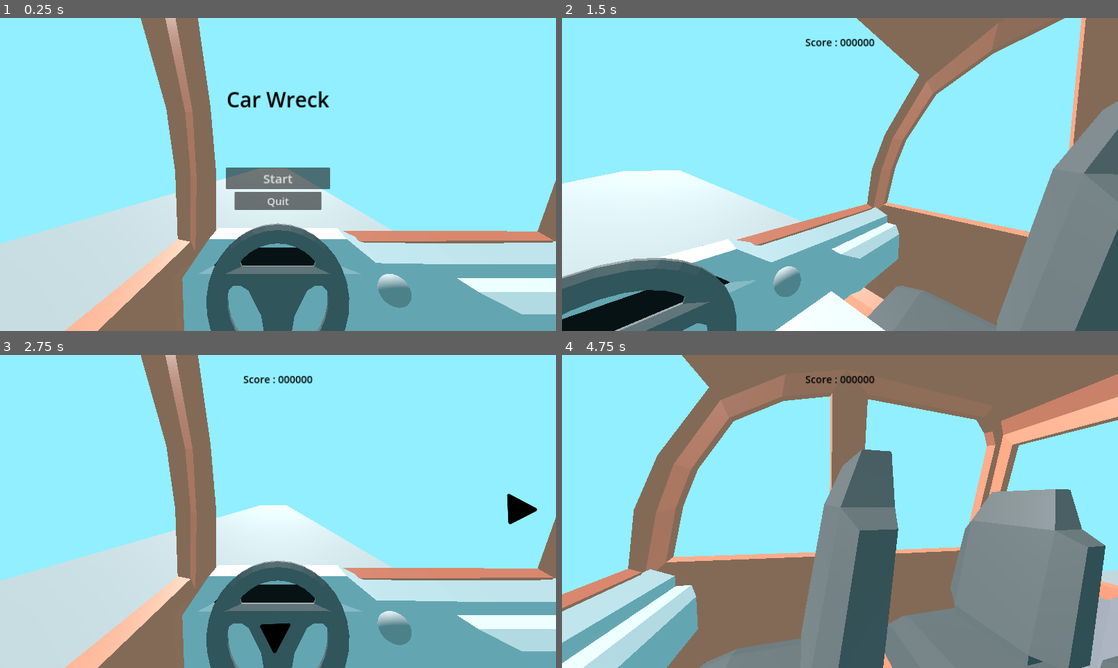
Above: before the commit, frames 1-4 (two rows, left to right).
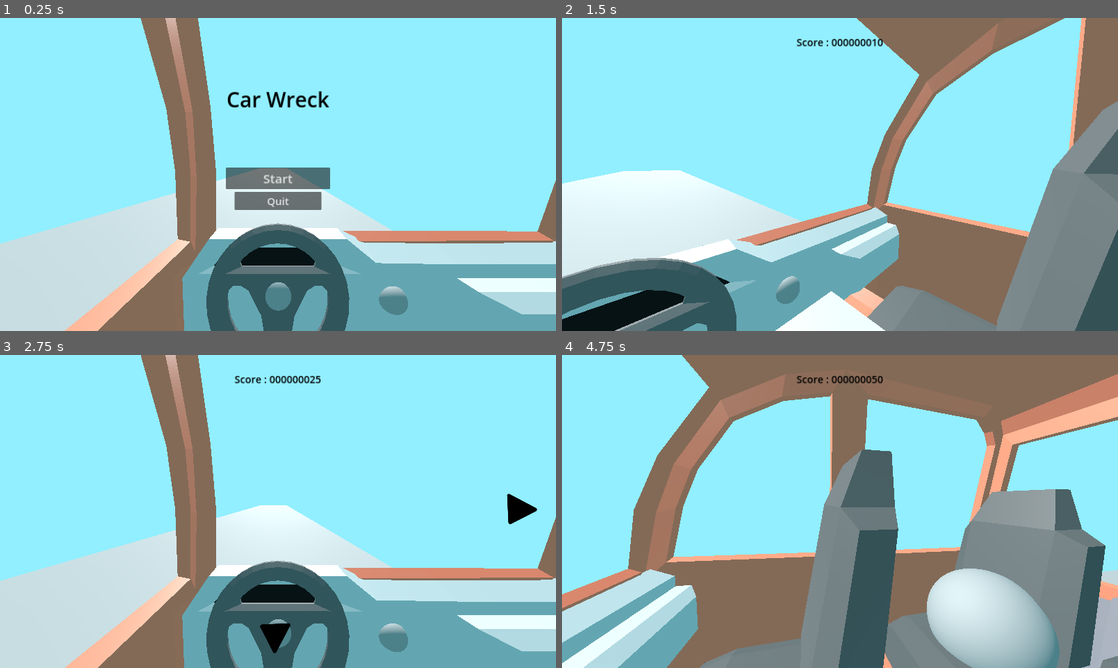
Above: after the commit, the same moments.

Repository: WanderingPenwing/CarWreck
Game: Godot game, scene res://scenes/level_zero.tscn
Two runs of this game, one before a commit and one after it. Both use one fixed random seed, a clock stepped at 60 frames per second and the inputs below.
Inputs (mouse positions are in pixels of both pictures, inside the frame that each line leads up to):
- Up to frame 1 (0.25 s): no input
- Up to frame 2 (1.5 s): click "Start" at 0.5 s; click (1084, 171) at 1.25 s
- Up to frame 3 (2.75 s): click (27, 505) at 2 s
- Up to frame 4 (4.75 s): click (840, 636) at 2.75 s; click (840, 414) at 3.5 s; click (1084, 508) at 4.25 s

The runs differ from the first frame. In frame 1, 0.8% of the frame differs, in the area x 47-74%, y 81-95%; in frame 2, 0.6%; in frame 3, 0.8%; in frame 4, 6.0%, in the area x 42-90%, y 6-100%.

Commit message:
minor fixes

Diff:
--- a/project/prefabs/ui/debug_ui.tscn
+++ b/project/prefabs/ui/debug_ui.tscn
@@ -5,8 +5,8 @@
 
 [node name="Debug Ui" type="CanvasLayer" node_paths=PackedStringArray("DebugLeft", "DebugRight", "DrawingBoard")]
 script = ExtResource("1_e1at0")
-DebugLeft = NodePath("Margin/Split/Debug Left")
-DebugRight = NodePath("Margin/Split/Debug Right")
+DebugLeft = NodePath("Margin/HBoxContainer/Debug Left")
+DebugRight = NodePath("Margin/HBoxContainer/Debug Right")
 DrawingBoard = NodePath("DrawingBoard")
 
 [node name="Margin" type="MarginContainer" parent="."]
@@ -15,22 +15,30 @@
 anchor_bottom = 1.0
 grow_horizontal = 2
 grow_vertical = 2
+mouse_filter = 2
 theme_override_constants/margin_left = 40
 theme_override_constants/margin_top = 40
 theme_override_constants/margin_right = 40
 theme_override_constants/margin_bottom = 40
 
-[node name="Split" type="HSplitContainer" parent="Margin"]
+[node name="HBoxContainer" type="HBoxContainer" parent="Margin"]
 layout_mode = 2
-split_offset = 760
+mouse_filter = 2
+alignment = 1
 
-[node name="Debug Left" type="RichTextLabel" parent="Margin/Split"]
+[node name="Debug Left" type="RichTextLabel" parent="Margin/HBoxContainer"]
 layout_mode = 2
+size_flags_horizontal = 3
+mouse_filter = 2
 theme_override_colors/default_color = Color(0, 0, 0, 1)
 bbcode_enabled = true
+text = "
+"
 
-[node name="Debug Right" type="RichTextLabel" parent="Margin/Split"]
+[node name="Debug Right" type="RichTextLabel" parent="Margin/HBoxContainer"]
 layout_mode = 2
+size_flags_horizontal = 3
+mouse_filter = 2
 theme_override_colors/default_color = Color(0, 0, 0, 1)
 bbcode_enabled = true
 
@@ -39,4 +47,5 @@
 anchors_preset = 0
 offset_right = 40.0
 offset_bottom = 40.0
+mouse_filter = 2
 script = ExtResource("2_jjr0w")
--- a/project/scenes/level_zero.tscn
+++ b/project/scenes/level_zero.tscn
@@ -167,9 +167,10 @@
 size = Vector2(15, 200)
 subdivide_width = 8280
 
-[node name="game" type="Node3D" node_paths=PackedStringArray("Debug")]
+[node name="game" type="Node3D" node_paths=PackedStringArray("Debug", "Score")]
 script = ExtResource("1_i31kb")
 Debug = NodePath("car/camera/Debug Ui")
+Score = NodePath("car/camera/ui/layout/margins/score")
 
 [node name="world" type="WorldEnvironment" parent="."]
 environment = SubResource("Environment_8qcyu")
@@ -181,25 +182,25 @@
 transform = Transform3D(-0.5, 7.9591e-08, -1.2649e-06, -2.90973e-09, 0.49894, 0.0325448, 1.2674e-06, 0.0325448, -0.49894, 0.438079, 0.406003, 0.113595)
 fov = 83.7352
 script = ExtResource("3_2850o")
-left_arrow = NodePath("ui/left")
-right_arrow = NodePath("ui/right")
-up_arrow = NodePath("ui/up")
-down_arrow = NodePath("ui/down")
-animation = NodePath("../animation")
+left_arrow = NodePath("ui/left button")
+right_arrow = NodePath("ui/right button")
+up_arrow = NodePath("ui/up button")
+down_arrow = NodePath("ui/down button")
+animation = NodePath("../camera animation")
 
 [node name="ui" type="CanvasLayer" parent="car/camera"]
 visible = false
 
-[node name="Control" type="Control" parent="car/camera/ui"]
+[node name="layout" type="Control" parent="car/camera/ui"]
 layout_mode = 3
 anchors_preset = 15
 anchor_right = 1.0
 anchor_bottom = 1.0
 grow_horizontal = 2
 grow_vertical = 2
-mouse_filter = 1
-
-[node name="MarginContainer" type="MarginContainer" parent="car/camera/ui/Control"]
+mouse_filter = 2
+
+[node name="margins" type="MarginContainer" parent="car/camera/ui/layout"]
 layout_mode = 1
 anchors_preset = 15
 anchor_right = 1.0
@@ -211,7 +212,7 @@
 theme_override_constants/margin_right = 50
 theme_override_constants/margin_bottom = 50
 
-[node name="Label" type="Label" parent="car/camera/ui/Control/MarginContainer"]
+[node name="score" type="Label" parent="car/camera/ui/layout/margins"]
 layout_mode = 2
 size_flags_vertical = 0
 theme_override_colors/font_color = Color(0, 0, 0, 1)
@@ -219,7 +220,7 @@
 text = "Score : 000000"
 horizontal_alignment = 1
 
-[node name="right" type="TextureButton" parent="car/camera/ui"]
+[node name="right button" type="TextureButton" parent="car/camera/ui"]
 modulate = Color(0, 0, 0, 1)
 offset_left = 1450.0
 offset_top = 391.0
@@ -232,7 +233,7 @@
 texture_disabled = ExtResource("6_eocjf")
 texture_focused = ExtResource("6_eocjf")
 
-[node name="left" type="TextureButton" parent="car/camera/ui"]
+[node name="left button" type="TextureButton" parent="car/camera/ui"]
 visible = false
 modulate = Color(0, 0, 0, 1)
 offset_left = 137.0
@@ -247,7 +248,7 @@
 texture_disabled = ExtResource("6_eocjf")
 texture_focused = ExtResource("6_eocjf")
 
-[node name="down" type="TextureButton" parent="car/camera/ui"]
+[node name="down button" type="TextureButton" parent="car/camera/ui"]
 modulate = Color(0, 0, 0, 1)
 offset_left = 844.0
 offset_top = 762.0
@@ -261,7 +262,7 @@
 texture_disabled = ExtResource("6_eocjf")
 texture_focused = ExtResource("6_eocjf")
 
-[node name="up" type="TextureButton" parent="car/camera/ui"]
+[node name="up button" type="TextureButton" parent="car/camera/ui"]
 visible = false
 modulate = Color(0, 0, 0, 1)
 offset_left = 752.0
@@ -283,13 +284,25 @@
 [node name="Start Screen" parent="car/camera/Menu" node_paths=PackedStringArray("Ui") instance=ExtResource("4_ho165")]
 Ui = NodePath("../../ui")
 
-[node name="animation" type="AnimationPlayer" parent="car"]
+[node name="camera animation" type="AnimationPlayer" parent="car"]
 libraries = {
 "": SubResource("AnimationLibrary_p5tel")
 }
 
-[node name="3D button" parent="car" instance=ExtResource("7_35800")]
-transform = Transform3D(0.0999848, 0, -0.00174175, 0, 0.1, 0, 0.00174175, 0, 0.0999848, 0.0274072, -0.0426728, 0.704249)
+[node name="brakes" parent="car" instance=ExtResource("7_35800")]
+transform = Transform3D(0.0999848, 0, -0.00174175, 0, 0.1, 0, 0.00174175, 0, 0.0999848, 0.607, -0.475, 0.789)
+
+[node name="gaz" parent="car" instance=ExtResource("7_35800")]
+transform = Transform3D(0.0999848, 0, -0.00174175, 0, 0.1, 0, 0.00174175, 0, 0.0999848, 0.392, -0.475, 0.789)
+
+[node name="honk" parent="car" instance=ExtResource("7_35800")]
+transform = Transform3D(0.0999848, 0, -0.00174175, 0, 0.1, 0, 0.00174175, 0, 0.0999848, 0.437, 0, 0.644)
+
+[node name="radio" parent="car" instance=ExtResource("7_35800")]
+transform = Transform3D(0.0999848, 0, -0.00174175, 0, 0.1, 0, 0.00174175, 0, 0.0999848, 0.007, -0.105, 0.744)
+
+[node name="baby" parent="car" instance=ExtResource("7_35800")]
+transform = Transform3D(0.5, 0, 0, 0, 0.5, 0, 0, 0, 0.5, -0.464063, -0.204846, -0.772364)
 
 [node name="light" type="DirectionalLight3D" parent="."]
 transform = Transform3D(1, 0, 0, 0, 0.694357, 0.719631, 0, -0.719631, 0.694357, 0, 2.35604, 1.0578)
@@ -299,8 +312,13 @@
 transform = Transform3D(1, 0, 0, 0, 1, 0, 0, 0, 1, 3.42326, 0, 0)
 mesh = SubResource("PlaneMesh_31s8y")
 
-[connection signal="button_down" from="car/camera/ui/right" to="car/camera" method="_on_right_button_down"]
-[connection signal="button_down" from="car/camera/ui/left" to="car/camera" method="_on_left_button_down"]
-[connection signal="button_down" from="car/camera/ui/down" to="car/camera" method="_on_down_button_down"]
-[connection signal="button_down" from="car/camera/ui/up" to="car/camera" method="_on_up_button_down"]
-[connection signal="animation_finished" from="car/animation" to="car/camera" method="_on_animation_animation_finished"]
+[connection signal="button_down" from="car/camera/ui/right button" to="car/camera" method="_on_right_button_down"]
+[connection signal="button_down" from="car/camera/ui/left button" to="car/camera" method="_on_left_button_down"]
+[connection signal="button_down" from="car/camera/ui/down button" to="car/camera" method="_on_down_button_down"]
+[connection signal="button_down" from="car/camera/ui/up button" to="car/camera" method="_on_up_button_down"]
+[connection signal="animation_finished" from="car/camera animation" to="car/camera" method="_on_animation_animation_finished"]
+[connection signal="clicked" from="car/brakes" to="." method="_on_brakes_clicked"]
+[connection signal="clicked" from="car/gaz" to="." method="_on_gaz_clicked"]
+[connection signal="clicked" from="car/honk" to="." method="_on_honk_clicked"]
+[connection signal="clicked" from="car/radio" to="." method="_on_radio_clicked"]
+[connection signal="clicked" from="car/baby" to="." method="_on_baby_clicked"]
--- /dev/null
+++ b/project/scenes/test.tscn
@@ -0,0 +1,10 @@
+[gd_scene load_steps=2 format=3 uid="uid://dqwpvrs2a704g"]
+
+[ext_resource type="PackedScene" uid="uid://d3euo8tp4chxy" path="res://prefabs/entities/3d_button.tscn" id="1_3nm78"]
+
+[node name="Node3D" type="Node3D"]
+
+[node name="3D button" parent="." instance=ExtResource("1_3nm78")]
+
+[node name="Camera3D" type="Camera3D" parent="."]
+transform = Transform3D(1, 0, 0, 0, 1, 0, 0, 0, 1, 0, 0, 2.20952)
--- a/project/scripts/levels/game.gd
+++ b/project/scripts/levels/game.gd
@@ -2,19 +2,37 @@
 
 
 @export var Debug : Node
+@export var Score : Node
+
+var score : float = 0
 
 
 func _process(delta : float) -> void :
-	Debug.print_left("Press esc to pause", 0)
 	Debug.print_left("Press F3 to close the debug menu", 1)
 	Debug.print_right("FPS : " + str(round(1/delta)), 0)
 
+	score += delta * 2.5
+
+	Score.text = "Score : " + "0".repeat(8 - floor(log(max(1,score*5))/log(10))) + str(floor(score)*5)
+
 	Debug.update_text()
 
-	Debug.clear_points()
-	Debug.clear_lines()
 
-	Debug.print_point(Vector2(800, 450), Color.AQUA)
-	Debug.print_line(Vector2(700, 400), Vector2(900, 400), Color.CYAN)
+func _on_brakes_clicked() -> void:
+	print("brakes")
 
-	Debug.show_drawing()
+
+func _on_gaz_clicked() -> void:
+	print("gaz")
+
+
+func _on_honk_clicked() -> void:
+	print("honk")
+
+
+func _on_radio_clicked() -> void:
+	print("radio")
+
+
+func _on_baby_clicked() -> void:
+	print("baby")
--- a/project/scripts/player/3D button.gd
+++ b/project/scripts/player/3D button.gd
@@ -1,12 +1,12 @@
 extends Node3D
 
-var enabled = true
+var enabled : bool = true
 
 signal clicked
 
 
 
-func _on_detection_input_event(camera: Node, event: InputEvent, position: Vector3, normal: Vector3, shape_idx: int) -> void:
+func _on_detection_input_event(_camera: Node, event: InputEvent, _position: Vector3, _normal: Vector3, _shape_idx: int) -> void:
 	if not enabled :
 		return
 	if not event is InputEventMouseButton :
